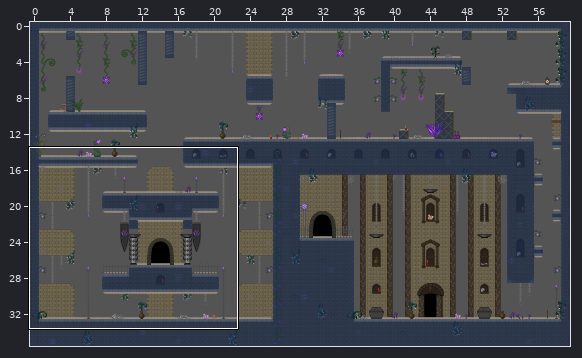
Two versions of a level (Tiled map, res/level/gandriacrypt/gandriacrypt.tmx). The first picture is a wide view before the edit; the outline marks the close-up.
Close-up. Earlier state:
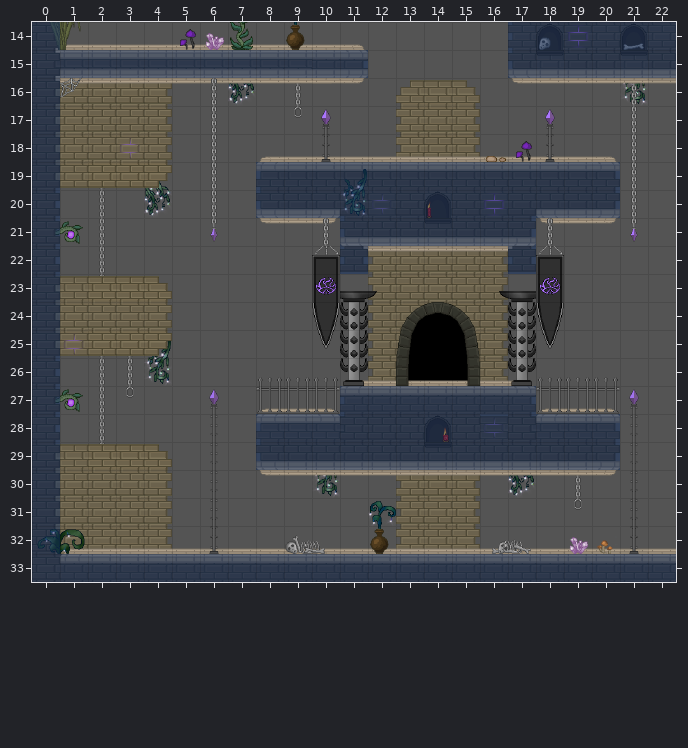
Cells are 50x50 px. Shown: x 0..22, y 14..33. The commit also changed other parts of the map, which this record leaves out. Not drawn, because the pictures are missing: unchanged layer "item".
After:
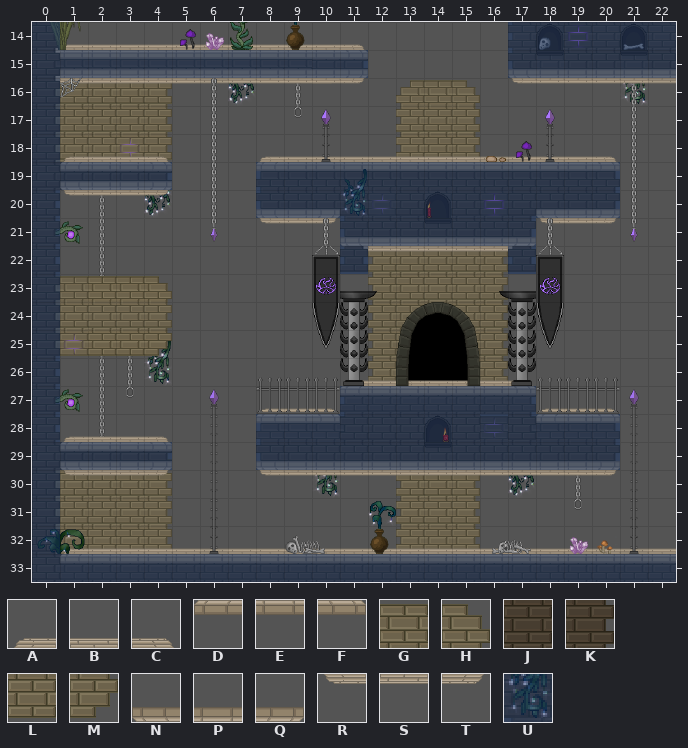
Key: from "tileset_level_gandriacrypt": A 3, B 4, C 5, D 31, E 32, F 33, G 60, H 61, J 91, K 92, L 116, M 117, N 196, P 197, Q 198, R 224, S 225, T 226, U 318.
_ is an empty cell, . an unchanged one.
See-through tiles are keyed as they look on the map.
Diff:
--- layer "BG 2"
@@ x 0..4 @@
-19 __LLM
+19 JJJJK
@@ x 1..4 @@
-29 _GGH
+29 JJJK
--- layer "BG 3"
@@ x 1..4 @@
-18 ____
-19 ____
+18 ABBC
+19 DEEF
@@ x 1..4 @@
-28 ____
-29 ____
+28 ABBC
+29 DEEF
--- layer "BG 4"
@@ x 1..4 @@
-19 ____
-20 ____
+19 NPPQ
+20 RSST
@@ x 1..4 @@
-29 ____
-30 ____
+29 NPPQ
+30 RSST
--- layer "collidable"
@@ x 1..4 @@
-19 ____
+19 UUUU
@@ x 1..4 @@
-29 ____
+29 UUUU
Where, in picture pixels (left, top, right, bottom), the same in both close-ups:
changed: (55, 156, 172, 196)
changed: (60, 436, 172, 476)
